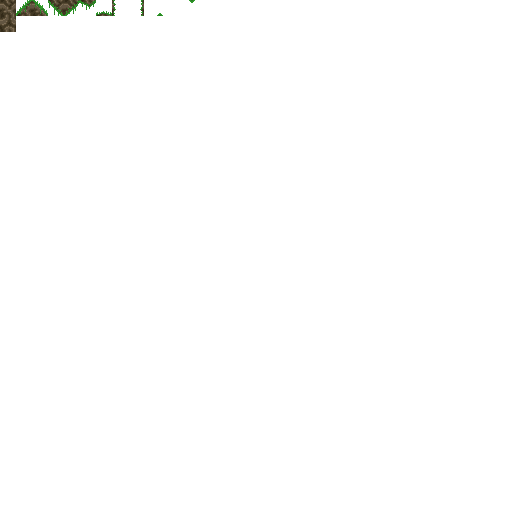
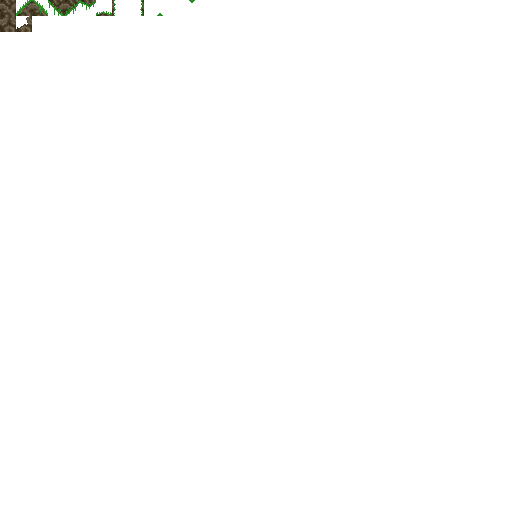
Layer changes from the first w=512, h=512 image to the second:
added layer "Copy of upper-right" above "Copy of upper-left" over (x1=16, y1=16, x2=32, y2=32)
added layer "Copy of upper-left" above "Copy of lower-right" over (x1=16, y1=16, x2=32, y2=32)
added layer "Copy of lower-right" above "Copy of lower-left" over (x1=16, y1=16, x2=32, y2=32)
added layer "Copy of lower-left" above "Copy of ul-corner" over (x1=16, y1=16, x2=32, y2=32)
added layer "Copy of top" above "upper-right" over (x1=16, y1=16, x2=32, y2=32)
painted on "upper-right" over (x1=16, y1=16, x2=32, y2=32)
painted on "upper-left" over (x1=16, y1=16, x2=32, y2=32)
painted on "lower-right" over (x1=16, y1=16, x2=32, y2=32)
painted on "lower-left" over (x1=16, y1=16, x2=32, y2=32)
painted on "top" over (x1=16, y1=16, x2=32, y2=32)
added layer "lr alt" above "full alt 1" over (x1=16, y1=16, x2=32, y2=32)
painted on "full alt 1" over (x1=16, y1=16, x2=32, y2=32)
painted on "full" over (x1=16, y1=16, x2=32, y2=32)
